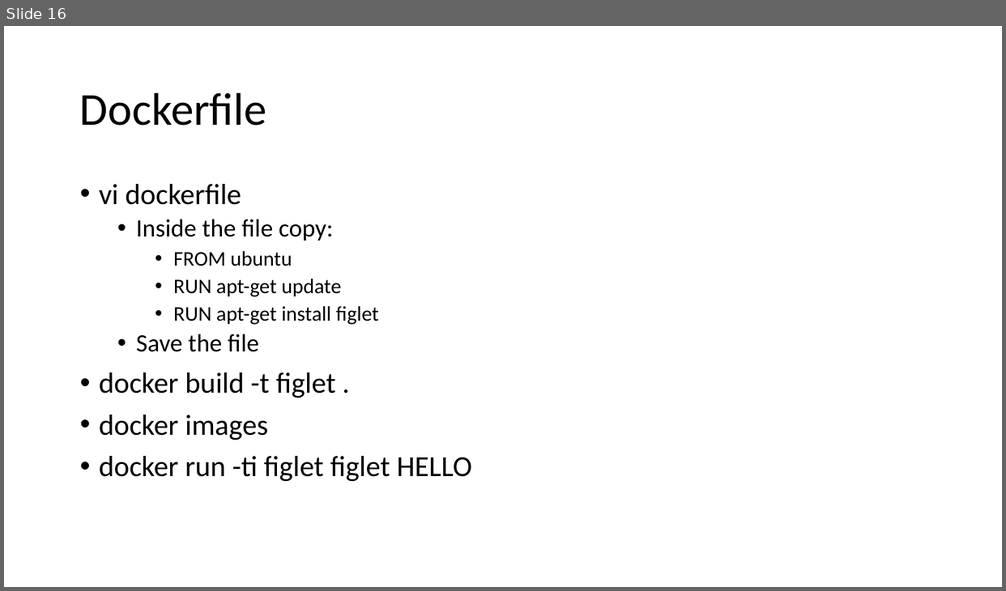
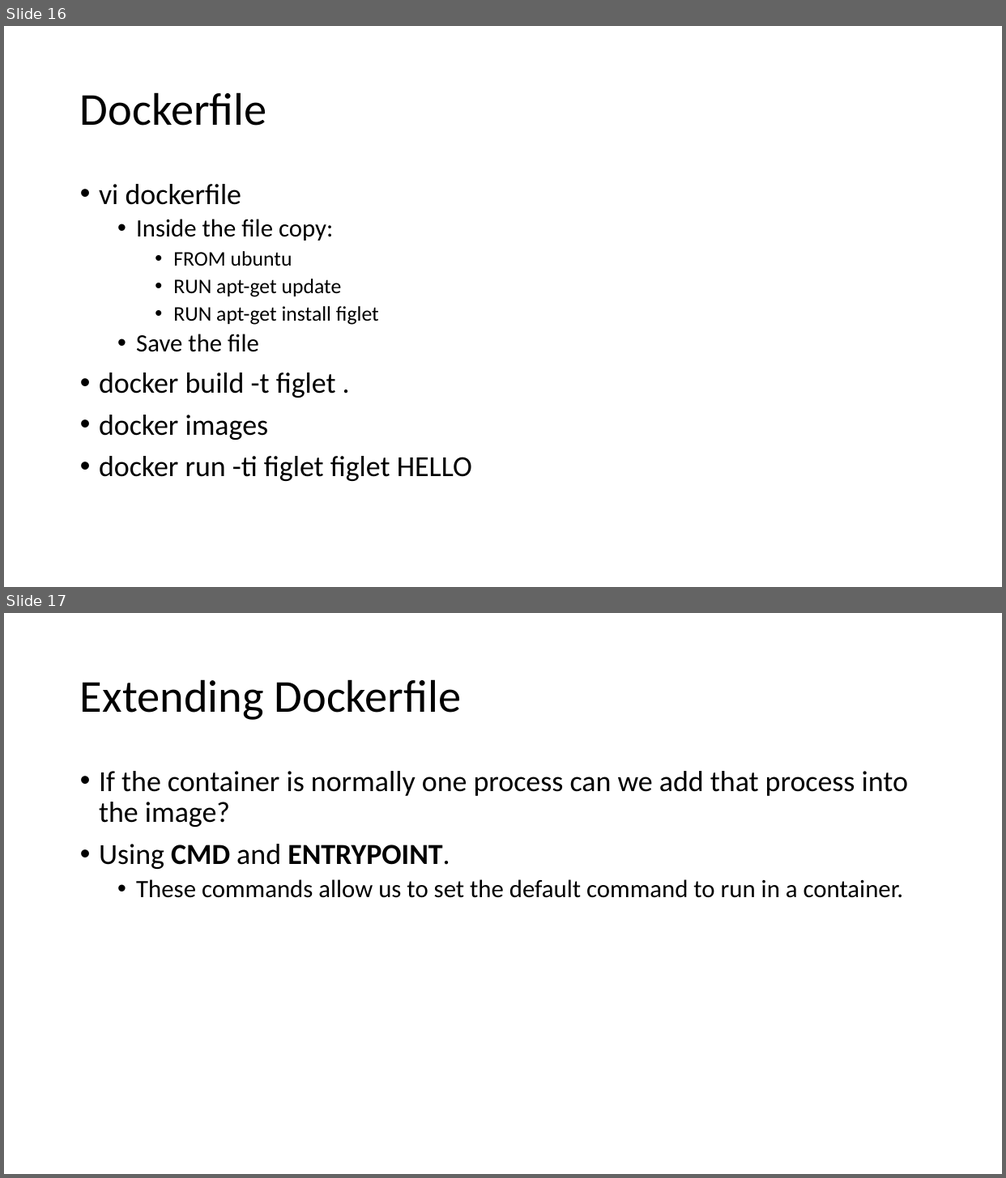
Before and after one commit to rogerscuall/docker-presentation, a slide deck: Docker presentation.pptx. Shown one above the other, each under a label of ours: slide 16 before the commit, slides 16 and 17 after it. The pictures are 1006x591 and 1006x1178 pixels, drawn with LibreOffice and Linux fonts; fonts in the diff are those of the drawing. Boxes give left, top, right and bottom in pixels: in the first picture for what was removed or moved away, otherwise in the second. Text is boxed around its words. In the diff, an @@ line names an element or a change of style, - is before the commit and + after.

```diff
--- a/Docker presentation.pptx
+++ b/Docker presentation.pptx
@@ slide 17 added at <box>4,613,1002,1174</box>, background #FFFFFF @@
@@ title added at <box>80,679,462,720</box>, 44 pt, text #000000 @@
+Extending Dockerfile
@@ text added at <box>99,771,908,898</box>, 28 pt, text #000000 @@
+• If the container is normally one process can we add that process into the image?
+• Using CMD and ENTRYPOINT.
+  • These commands allow us to set the default command to run in a container.
```
Also in this commit, not shown: 8 other slides added, 6 other files.
